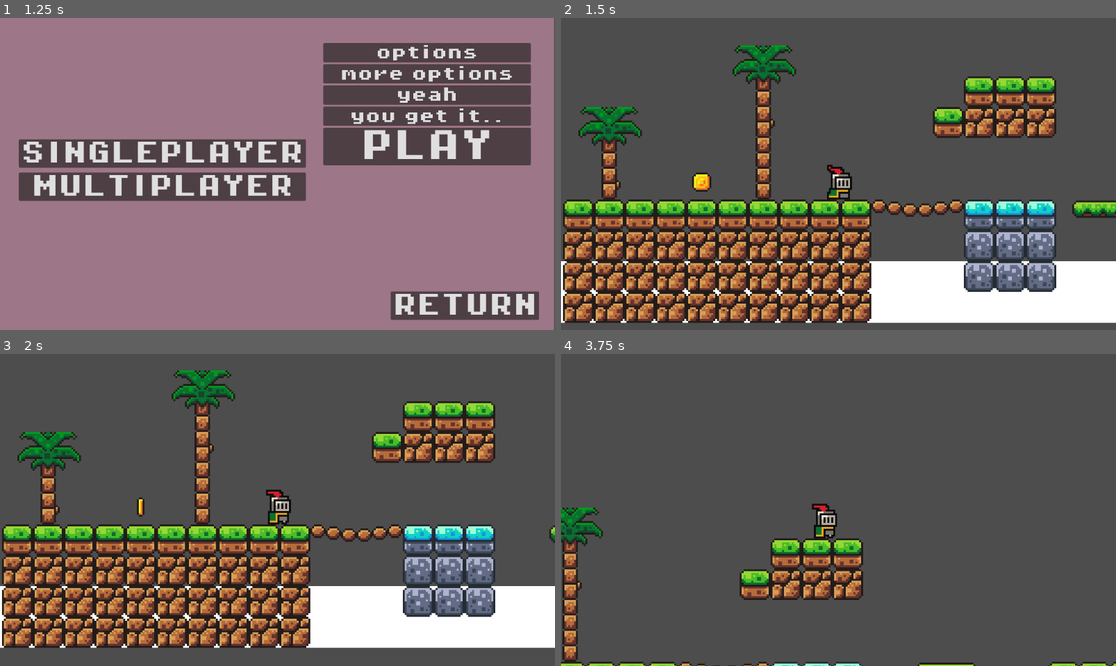
Above: before the commit, frames 1-4 (two rows, left to right).
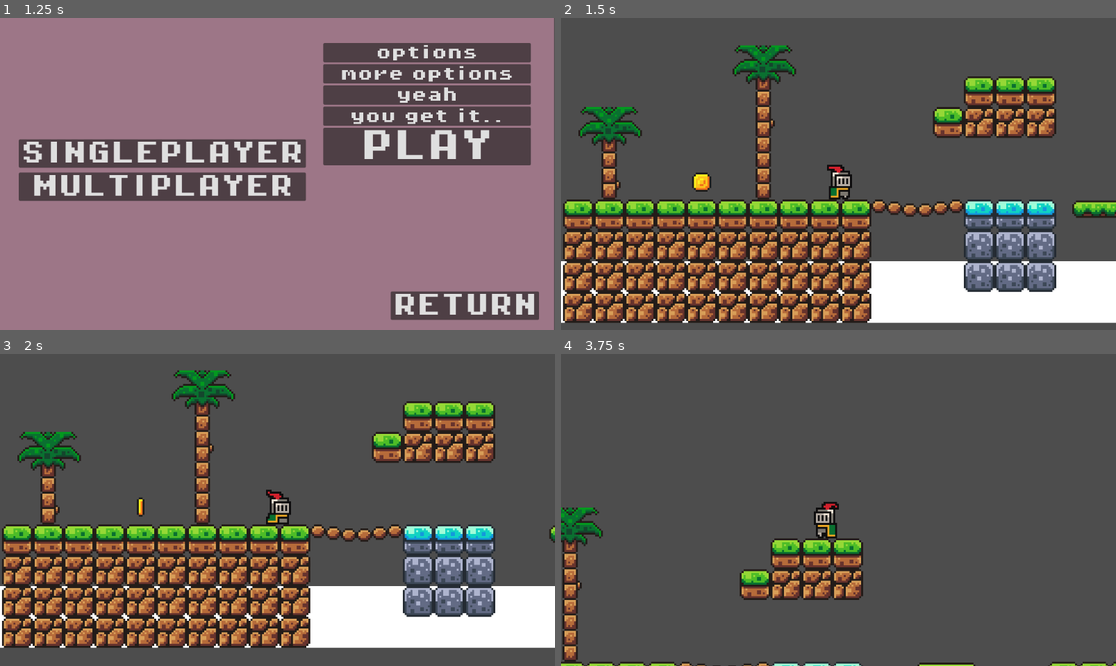
Above: after the commit, the same moments.

Repository: DidacDV/AWS-Game-Challenge
Game: Godot game, scene res://scenes/main_menu.tscn
Two runs of this game, one before a commit and one after it. Both use one fixed random seed, a clock stepped at 60 frames per second and the inputs below.
Inputs:
- Up to frame 1 (1.25 s): click "PLAY" at 0.5 s
- Up to frame 2 (1.5 s): click "options" at 1.25 s
- Up to frame 3 (2 s): no input
- Up to frame 4 (3.75 s): tap Enter (ui_accept) at 2, 2.27, 3.02 s; hold Right (ui_right) 2.03-3.53 s; hold Left (ui_left) from 3.53 s (still down)

Frame 1 is identical in both runs. In frame 2, 0.2% of the frame differs, in the area x 47-53%, y 46-59%; in frame 3, 0.2%; in frame 4, 0.4%, in the area x 45-51%, y 47-60%.
Error in both runs: Cannot call method 'instantiate' on a null value. (res://scripts/scene.gd:28)

Commit message:
allowed user to move with A and W and now sprite flips if going left

Diff:
--- a/project.godot
+++ b/project.godot
@@ -24,6 +24,21 @@
 version_control/plugin_name="GitPlugin"
 version_control/autoload_on_startup=true
 
+[input]
+
+moveRight={
+"deadzone": 0.5,
+"events": [Object(InputEventKey,"resource_local_to_scene":false,"resource_name":"","device":-1,"window_id":0,"alt_pressed":false,"shift_pressed":false,"ctrl_pressed":false,"meta_pressed":false,"pressed":false,"keycode":0,"physical_keycode":68,"key_label":0,"unicode":100,"location":0,"echo":false,"script":null)
+, Object(InputEventKey,"resource_local_to_scene":false,"resource_name":"","device":-1,"window_id":0,"alt_pressed":false,"shift_pressed":false,"ctrl_pressed":false,"meta_pressed":false,"pressed":false,"keycode":0,"physical_keycode":4194321,"key_label":0,"unicode":0,"location":0,"echo":false,"script":null)
+]
+}
+moveLeft={
+"deadzone": 0.5,
+"events": [Object(InputEventKey,"resource_local_to_scene":false,"resource_name":"","device":-1,"window_id":0,"alt_pressed":false,"shift_pressed":false,"ctrl_pressed":false,"meta_pressed":false,"pressed":false,"keycode":0,"physical_keycode":65,"key_label":0,"unicode":97,"location":0,"echo":false,"script":null)
+, Object(InputEventKey,"resource_local_to_scene":false,"resource_name":"","device":-1,"window_id":0,"alt_pressed":false,"shift_pressed":false,"ctrl_pressed":false,"meta_pressed":false,"pressed":false,"keycode":0,"physical_keycode":4194319,"key_label":0,"unicode":0,"location":0,"echo":false,"script":null)
+]
+}
+
 [rendering]
 
 textures/canvas_textures/default_texture_filter=0
--- a/scenes/game.tscn
+++ b/scenes/game.tscn
@@ -269,7 +269,7 @@
 
 [node name="TileMapLayer" type="TileMapLayer" parent="."]
 position = Vector2(1, 0)
-tile_map_data = PackedByteArray("AAD3/wEAAAAAAAAAAAD4/wEAAAA …(1040 unchanged characters)… BAAAAAAAQAAIAAAABAAAAAAAQAAMAAAABAAAAAAAPAAMAAAABAAAAAAAOAAMAAAABAAAAAAANAAMAAAABAAAAAAAOAAEAAAAAAAAAAAAPAAEAAAAAAAAAAAAQAAEAAAAAAAAAAAA=")
+tile_map_data = PackedByteArray("AAD3/wEAAAAAAAAAAAD4/wEAAAA …(1040 unchanged characters)… BAAAAAAAQAAIAAAABAAAAAAAQAAMAAAABAAAAAAAOAAMAAAABAAAAAAANAAMAAAABAAAAAAAOAAEAAAAAAAAAAAAPAAEAAAAAAAAAAAAQAAEAAAAAAAAAAAAPAAMAAAABAAAAAAA=")
 tile_set = SubResource("TileSet_ifi0i")
 
 [node name="Player" parent="." instance=ExtResource("1_2j2ko")]
--- a/scenes/player.tscn
+++ b/scenes/player.tscn
@@ -52,7 +52,7 @@
 sprite_frames = SubResource("SpriteFrames_bnckb")
 animation = &"Idle"
 autoplay = "Idle"
-frame_progress = 0.856386
+frame_progress = 0.284929
 
 [node name="CollisionShape2D" type="CollisionShape2D" parent="."]
 position = Vector2(0, -6)
--- a/scripts/local-player.gd
+++ b/scripts/local-player.gd
@@ -2,6 +2,7 @@
 
 const SPEED = 130.0
 const JUMP_VELOCITY = -300.0
+@onready var sprite = $AnimatedSprite2D
 
 var remote_player : Node2D
 
@@ -18,9 +19,16 @@
 		velocity.y = JUMP_VELOCITY
 
 	# Get the input direction and handle the movement/deceleration.
-	var direction := Input.get_axis("ui_left", "ui_right")
+	var direction := 0.0
+	if Input.is_action_pressed("moveRight"):
+		direction = 1.0
+		print("right")
+	if Input.is_action_pressed("moveLeft"):
+		direction = -1.0
+		print("left")
 	if direction:
 		velocity.x = direction * SPEED
+		sprite.flip_h = direction < 0
 	else:
 		velocity.x = move_toward(velocity.x, 0, SPEED)
 
